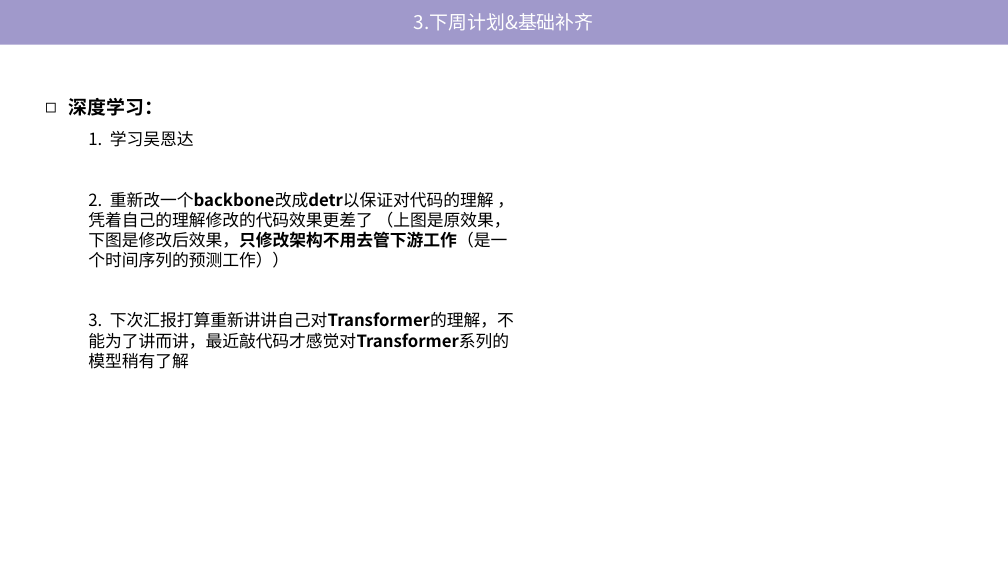
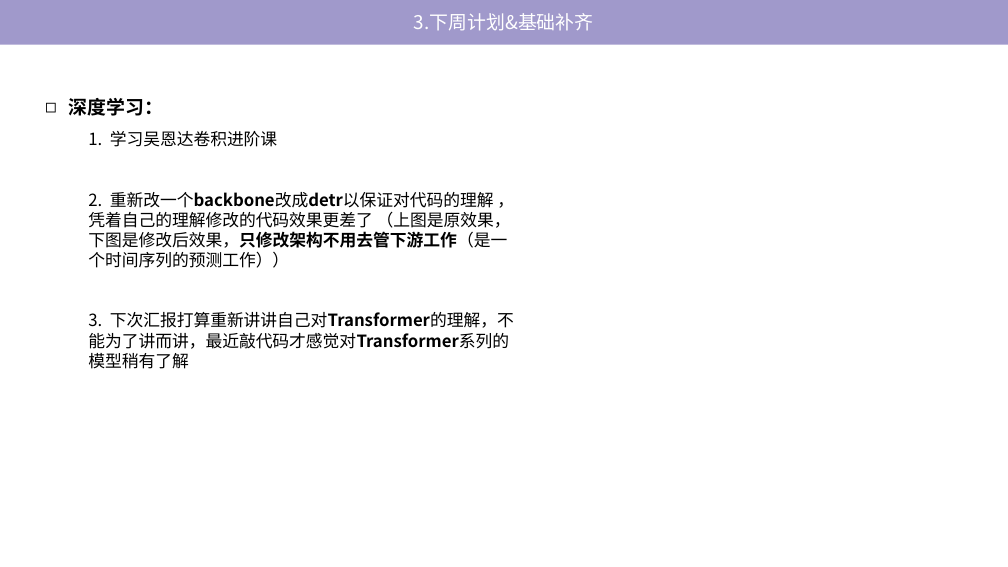
Before and after one commit to tj-messi/cv-computer-visual-tj, a slide deck: slide 9 of 0.组会记录/2024-10-17/report-2024-10-10.pptx. Drawn at 1008x567 pixels with LibreOffice and Linux fonts; fonts in the diff are those of the drawing. Boxes give left, top, right and bottom in pixels: in the first picture for what was removed or moved away, otherwise in the second. Text is boxed around its words. In the diff, an @@ line names an element or a change of style, - is before the commit and + after.

```diff
--- a/0.组会记录/2024-10-17/report-2024-10-10.pptx
+++ b/0.组会记录/2024-10-17/report-2024-10-10.pptx
@@ text at <box>88,131,277,147</box>: text changed @@
-1. 学习吴恩达
+1. 学习吴恩达卷积进阶课
```
